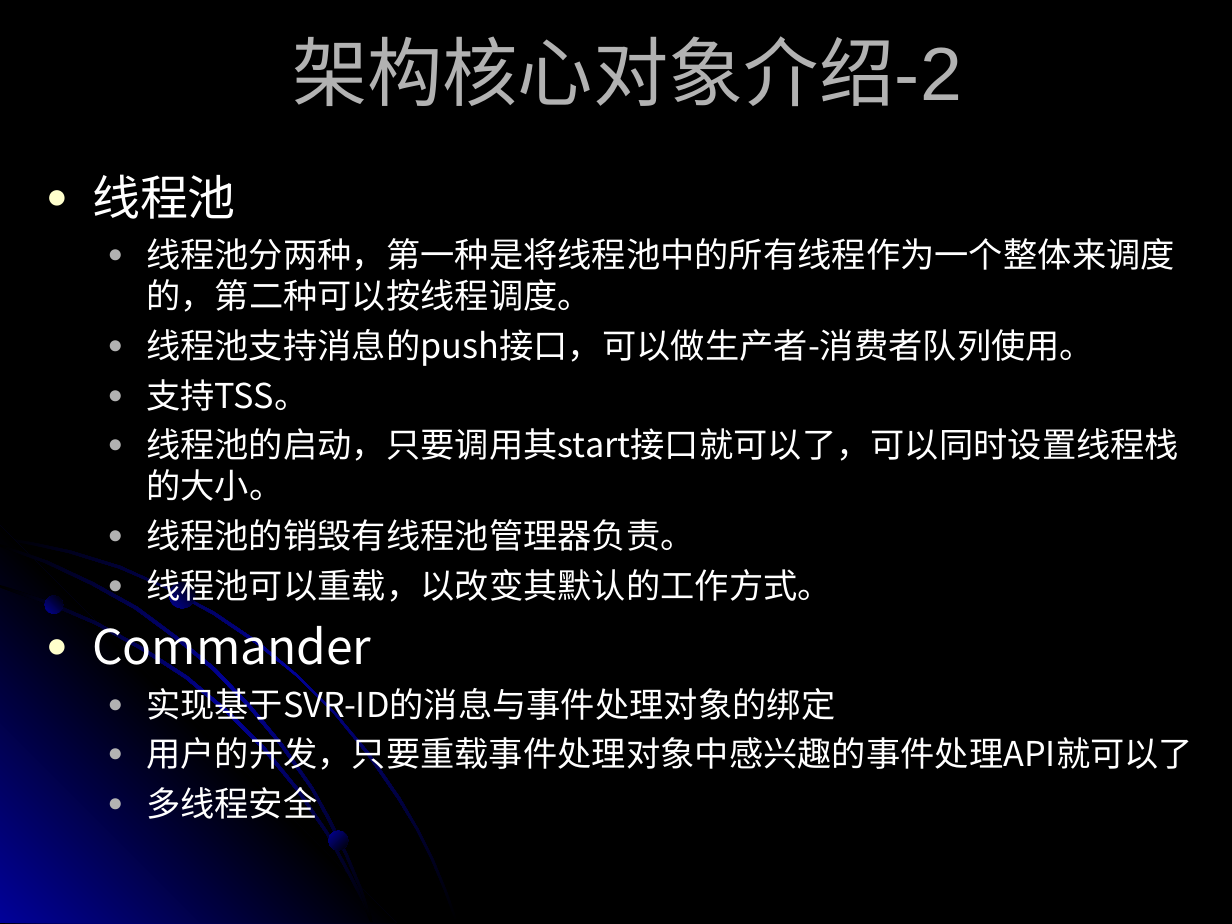
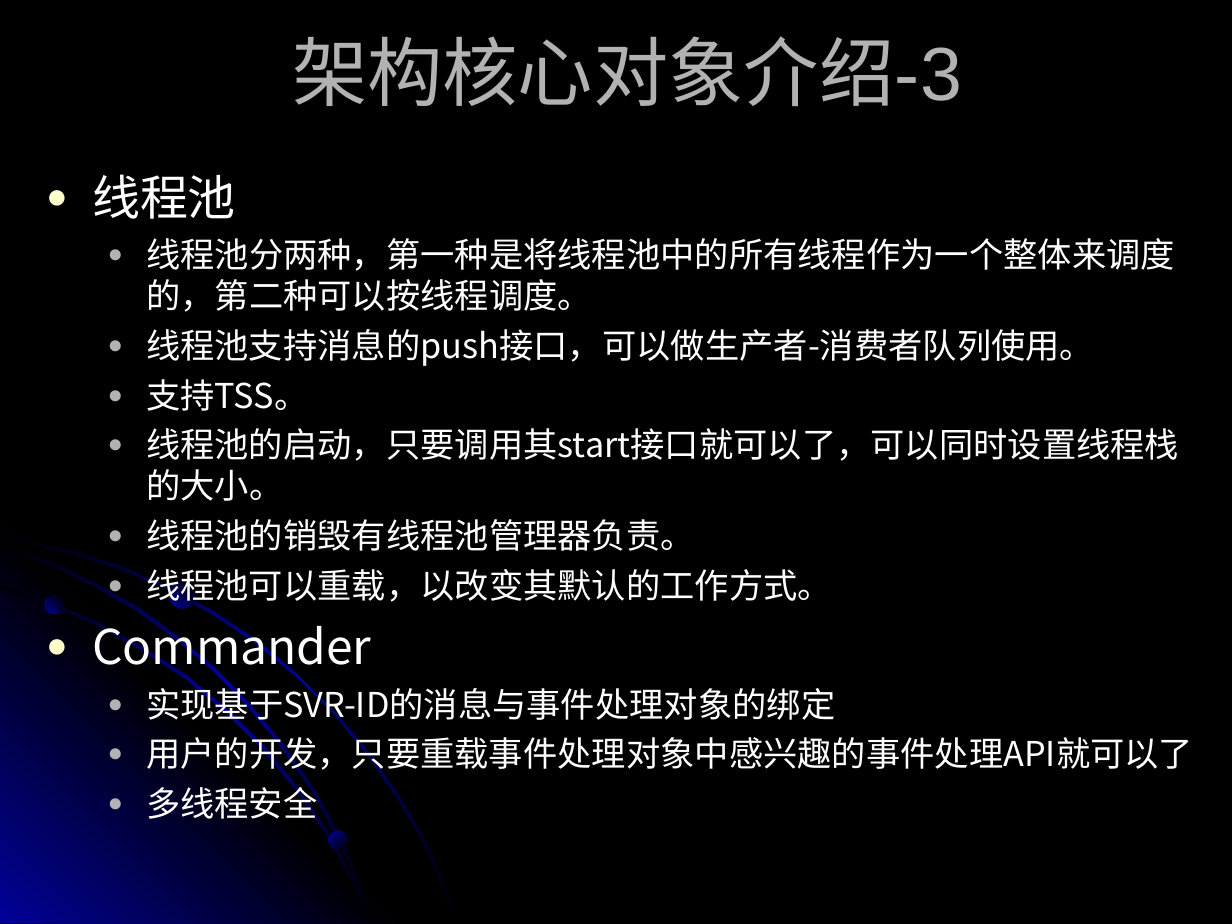
Before and after one commit to suchasplus/cwinux, a slide deck: slide 16 of trunk/cwinux/cwinux/doc/CWINUX introduce.ppt (slide 15 before the commit). Drawn at 1232x924 pixels with LibreOffice and Linux fonts; fonts in the diff are those of the drawing. Boxes give left, top, right and bottom in pixels: in the first picture for what was removed or moved away, otherwise in the second. Text is boxed around its words. In the diff, an @@ line names an element or a change of style, - is before the commit and + after.

```diff
--- a/trunk/cwinux/cwinux/doc/CWINUX introduce.ppt
+++ b/trunk/cwinux/cwinux/doc/CWINUX introduce.ppt
@@ title at [292,36,962,106]: text changed @@
-架构核心对象介绍-2
+架构核心对象介绍-3
```
Also in this commit, not shown: 13 other slides changed, 1 slide added, 8 slides removed, 1 other file.
